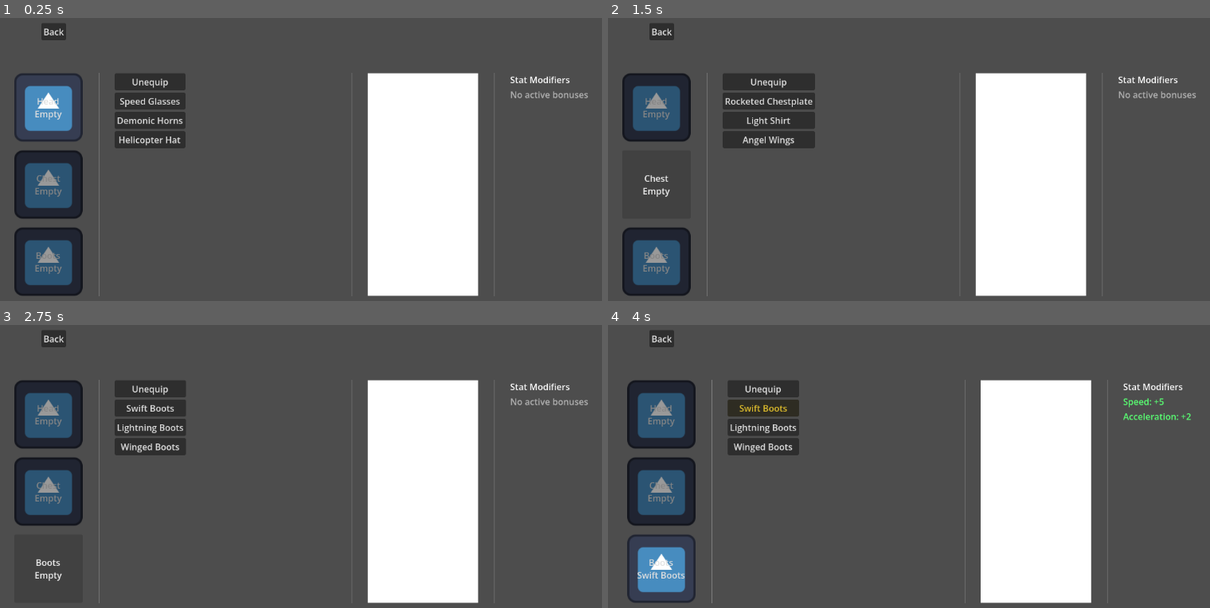
Above: before the commit, frames 1-4 (two rows, left to right).
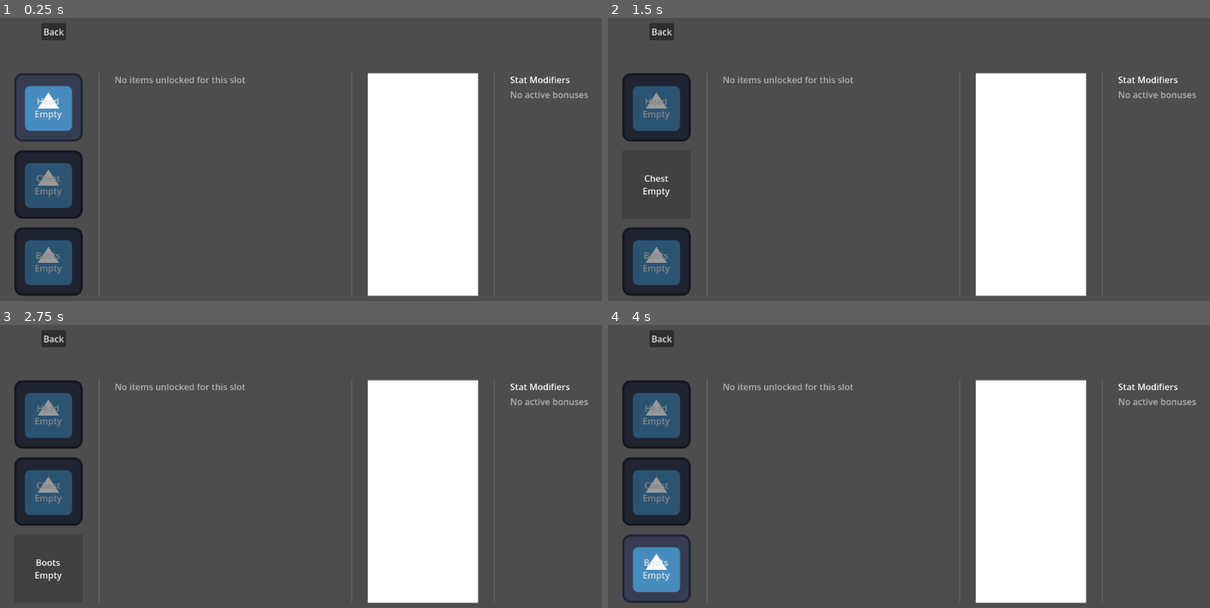
Above: after the commit, the same moments.

Repository: jpvds1/DDJD
Game: Godot game, scene res://scenes/ui/customization_menu.tscn
The game is run twice, just before and just after one commit, with the same random seed, the same clock (stepped at 60 frames per second) and the same inputs. This scene is started directly instead of the project's main scene. The engine's default icon, where the game draws it, is replaced by a stand-in: a white triangle on a blue panel in a dark square.
Inputs (mouse positions are in pixels of both pictures, inside the frame that each line leads up to):
- Up to frame 1 (0.25 s): no input
- Up to frame 2 (1.5 s): click "Head Empty" at 0.5 s; click "Chest Empty" at 1.25 s
- Up to frame 3 (2.75 s): click "Boots Empty" at 2 s
- Up to frame 4 (4 s): click (758, 390) at 2.75 s, where only the run before the commit has a clickable "Unequip"; click (758, 407) at 3.5 s, where only the run before the commit has a clickable "Swift Boots"

The runs differ from the first frame. In frame 1, 2.7% of the frame differs, in the area x 19-41%, y 19-47%; in frame 2, 3.5%; in frame 3, 2.7%; in frame 4, 7.7%, in the area x 2-98%, y 19-99%.

Commit message:
feat: handle gear unlocking

Diff:
--- a/platformer-game/scenes/levels/level_1.tscn
+++ b/platformer-game/scenes/levels/level_1.tscn
@@ -2,6 +2,7 @@
 
 [ext_resource type="PackedScene" uid="uid://ch7shhditu1lk" path="res://scenes/player/capsule_character.tscn" id="1_ksju7"]
 [ext_resource type="Script" uid="uid://cflc7oyeciht7" path="res://scripts/systems/level.gd" id="1_sk5k4"]
+[ext_resource type="Resource" uid="uid://bgdpbcpwvqrsi" path="res://resources/gear_items/Head/HeliHat.tres" id="2_qxy0u"]
 [ext_resource type="PackedScene" uid="uid://dcgfprowomfpv" path="res://scenes/building_materials/killzone.tscn" id="3_nsrm0"]
 [ext_resource type="PackedScene" uid="uid://6sseieh1wxj" path="res://scenes/building_materials/checkpoint_platform.tscn" id="4_x42e6"]
 [ext_resource type="PackedScene" uid="uid://dy8jnv2byaaoj" path="res://scenes/ui/main_UI.tscn" id="5_6761a"]
@@ -27,6 +28,7 @@
 script = ExtResource("1_sk5k4")
 player_path = NodePath("CharacterBody3D")
 ui_path = NodePath("CanvasLayer")
+gear_unlock_on_complete = ExtResource("2_qxy0u")
 
 [node name="WorldEnvironment" type="WorldEnvironment" parent="." unique_id=751782853]
 environment = SubResource("Environment_jdsy5")
--- a/platformer-game/scripts/player/achievement_manager.gd
+++ b/platformer-game/scripts/player/achievement_manager.gd
@@ -34,8 +34,7 @@
 	else:
 		current_air_time += delta
 		if current_air_time >= AIR_TIME_THRESHOLD:
-			# COMPLETE ACHIEVEMENT
-			return
+			GlobalInventory.complete_achievement(AIR_TIME_ID)
 
 # ---------------------------------------------------------
 # Helpers
@@ -43,8 +42,6 @@
 
 func check_level_completion_achievements(extra_jumps_used: bool, died_this_run: bool) -> void:
 	if not extra_jumps_used:
-		# Complete achievement
-		return
+		GlobalInventory.complete_achievement(NO_EXTRA_JUMPS_ID)
 	if not died_this_run:
-		# Complete achievement
-		return
+		GlobalInventory.complete_achievement(NO_DEATHS_ID)
--- a/platformer-game/scripts/player/gear_item.gd
+++ b/platformer-game/scripts/player/gear_item.gd
@@ -2,10 +2,17 @@
 class_name GearItem
 
 enum Slot { HEAD, CHEST, BOOTS }
+enum UnlockType { FREE, LEVEL_COMPLETION, PURCHASE, ACHIEVEMENT }
 
 @export var item_name: String = "New Gear"
 @export var slot: Slot
 # @export var texture: Texture2D
+
+@export_group("Unlock")
+@export var unlock_type: UnlockType = UnlockType.LEVEL_COMPLETION
+@export var star_cost: int = 0
+@export var achievement_id: String = ""
+@export var unlock_description: String = ""
 
 @export_group("Modifiers")
 @export var speed_bonus: float = 0.0
--- a/platformer-game/scripts/player/global_inventory.gd
+++ b/platformer-game/scripts/player/global_inventory.gd
@@ -1,6 +1,22 @@
 extends Node
 
+# ---------------------------------------------------------
+# Signals
+# ---------------------------------------------------------
+
 signal equipment_changed()
+signal unlock_changed()
+signal stars_changed(new_total: int)
+
+# ---------------------------------------------------------
+# Constants
+# ---------------------------------------------------------
+
+const SAVE_PATH := "user://player_progress.json"
+
+# ---------------------------------------------------------
+# State
+# ---------------------------------------------------------
 
 var all_gear: Array[GearItem] = []
 var unlocked_items: Array[GearItem] = []
@@ -11,10 +27,26 @@
 	GearItem.Slot.BOOTS: null
 }
 
+var total_stars: int = 0
+var stars_per_level: Dictionary = {}
+var completed_levels: Array[String] = []
+var completed_achievements: Array[String] = []
+
+# ---------------------------------------------------------
+# Setup
+# ---------------------------------------------------------
+
 func _ready() -> void:
 	_load_all_gear("res://resources/gear_items/")
+	_load_progress()
+
 	for item in all_gear:
-		unlock_item(item)
+		if item.unlock_type == GearItem.UnlockType.FREE:
+			_unlock_silent(item)
+
+# ---------------------------------------------------------
+# Gear Discovery
+# ---------------------------------------------------------
 
 func _load_all_gear(path: String) -> void:
 	var dir = DirAccess.open(path)
@@ -36,18 +68,195 @@
 	else:
 		print("Error occurer when trying to load gear from path: ", path)
 
+# ---------------------------------------------------------
+# Persistence
+# ---------------------------------------------------------
+
+func _save_progress() -> void:
+	var unlocked_paths: Array = []
+	for item: GearItem in unlocked_items:
+		unlocked_paths.append(item.resource_path)
+
+	var equipped_data: Dictionary = {}
+	for slot: GearItem.Slot in equipped_gear:
+		var item: GearItem = equipped_gear[slot]
+		equipped_data[str(int(slot))] = item.resource_path if item != null else ""
+
+	var data := {
+		"unlocked_gear": unlocked_paths,
+		"equipped_gear": equipped_data,
+		"total_stars": total_stars,
+		"stars_per_level": stars_per_level,
+		"completed_levels": completed_levels,
+		"completed_achievements": completed_achievements
+	}
+
+	var file := FileAccess.open(SAVE_PATH, FileAccess.WRITE)
+	if file == null:
+		push_error("GlobalInventory: cannot write save file at " + SAVE_PATH)
+		return
+
+	file.store_string(JSON.stringify(data))
+	file.close()
+
+	# TODO
+	# Supabase
+
+func _load_progress() -> void:
+	# TODO
+	# Supabase
+
+	if not FileAccess.file_exists(SAVE_PATH):
+		return
+
+	var file := FileAccess.open(SAVE_PATH, FileAccess.READ)
+	if file == null:
+		return
+
+	var data = JSON.parse_string(file.get_as_text())
+	file.close()
+
+	if not data is Dictionary:
+		push_warning("GlobalInventory: save file error, starting fresh")
+		return
+
+	_apply_progress_data(data)
+
+func _apply_progress_data(data: Dictionary) -> void:
+	total_stars = int(data.get("total_stars", 0))
+	stars_per_level = data.get("stars_per_level", {})
+
+	completed_levels.clear()
+	for v in data.get("completed_levels", []):
+		completed_levels.append(str(v))
+
+	completed_achievements.clear()
+	for v in data.get("completed_achievements", []):
+		completed_achievements.append(str(v))
+
+	var unlocked_paths: Array = data.get("unlocked_gear", [])
+	unlocked_items.clear()
+	for item: GearItem in all_gear:
+		if item.resource_path in unlocked_paths:
+			unlocked_items.append(item)
+
+	var equipped_data: Dictionary = data.get("equipped_gear", {})
+	for slot: GearItem.Slot in equipped_gear:
+		var key := str(int(slot))
+		var path: String = equipped_data.get(key, "")
+		equipped_gear[slot] = null
+		if path != "":
+			for item: GearItem in all_gear:
+				if item.resource_path == path:
+					equipped_gear[slot] = item
+					break
+
+	equipment_changed.emit()
+	unlock_changed.emit()
+	stars_changed.emit(total_stars)
+
+# ---------------------------------------------------------
+# Stars
+# ---------------------------------------------------------
+
+func award_stars(level_id: String, stars: int) -> void:
+	if stars <= 0:
+		return
+	var previous_best: int = stars_per_level.get(level_id, 0)
+	if stars > previous_best:
+		total_stars += stars - previous_best
+		stars_per_level[level_id] = stars
+		stars_changed.emit(total_stars)
+		_save_progress()
+
+func get_stars_for_level(level_id: String) -> int:
+	return stars_per_level.get(level_id, 0)
+
+# ---------------------------------------------------------
+# Level Completion
+# ---------------------------------------------------------
+
+func complete_level(level_id: String, gear_reward: GearItem) -> void:
+	if level_id in completed_levels:
+		return
+
+	completed_levels.append(level_id)
+
+	if gear_reward != null and gear_reward.unlock_type == GearItem.UnlockType.LEVEL_COMPLETION:
+		unlock_item(gear_reward)
+	else:
+		_save_progress()
+
+func is_level_completed(level_id: String) -> bool:
+	return level_id in completed_levels
+
+# ---------------------------------------------------------
+# Achievements
+# ---------------------------------------------------------
+
+func complete_achievement(achievement_id: String) -> void:
+	if achievement_id in completed_achievements:
+		return
+
+	completed_achievements.append(achievement_id)
+
+	var unlocked_something := false
+	for item: GearItem in all_gear:
+		if item.unlock_type == GearItem.UnlockType.ACHIEVEMENT and item.achievement_id == achievement_id:
+			_unlock_silent(item)
+			unlocked_something = true
+
+	if unlocked_something:
+		unlock_changed.emit()
+		equipment_changed.emit()
+
+	_save_progress()
+
+func is_achievement_completed(achievement_id: String) -> bool:
+	return achievement_id in completed_achievements
+
+# ---------------------------------------------------------
+# Store
+# ---------------------------------------------------------
+
+func can_purchase(item: GearItem) -> bool:
+	return item.unlock_type == GearItem.UnlockType.PURCHASE and not is_item_unlocked(item) and total_stars >= item.star_cost
+
+func purchase_item(item: GearItem) -> bool:
+	if not can_purchase(item):
+		return false
+	total_stars -= item.star_cost
+	stars_changed.emit(total_stars)
+	unlock_item(item)
+	return true
+
+# ---------------------------------------------------------
+# API
+# ---------------------------------------------------------
+
 func unlock_item(item: GearItem) -> void:
+	if unlocked_items.has(item):
+		return
+	_unlock_silent(item)
+	unlock_changed.emit()
+	equipment_changed.emit()
+	_save_progress()
+
+func _unlock_silent(item: GearItem) -> void:
 	if not unlocked_items.has(item):
 		unlocked_items.append(item)
-		equipment_changed.emit()
 
 func is_item_unlocked(item: GearItem) -> bool:
 	return unlocked_items.has(item)
 
 func equip(item: GearItem) -> void:
+	if not is_item_unlocked(item):
+		return
 	equipped_gear[item.slot] = item
 	equipment_changed.emit()
+	_save_progress()
 
 func unequip(slot: GearItem.Slot) -> void:
 	equipped_gear[slot] = null
 	equipment_changed.emit()
+	_save_progress()
--- a/platformer-game/scripts/systems/level.gd
+++ b/platformer-game/scripts/systems/level.gd
@@ -134,18 +134,21 @@
 
 	player.lock_controls()
 
-	var stars = _calculate_stars()
-
-	var level_name = scene_file_path.get_file().get_basename()
-
-	# TODO Unlocks
-
 	var final_time := _format_time(run_time)
 	_update_ui_timer()
+
+	var stars = _calculate_stars()
+
+	var level_id = scene_file_path.get_file().get_basename()
+
+	GlobalInventory.complete_level(level_id, gear_unlock_on_complete)
+	GlobalInventory.award_stars(level_id, stars)
+	AchievementManager.check_level_completion_achievements(extra_jumps_used, died_this_run)
+
 	run_completed.emit(final_time)
 
 	if Supabase.is_logged_in():
-		await Supabase.submit_score(level_name, int(run_time * 1000))
+		await Supabase.submit_score(level_id, int(run_time * 1000))
 
 func _on_extra_jumps_changed(current: int, max_jumps: int) -> void:
 	if current < max_jumps:
